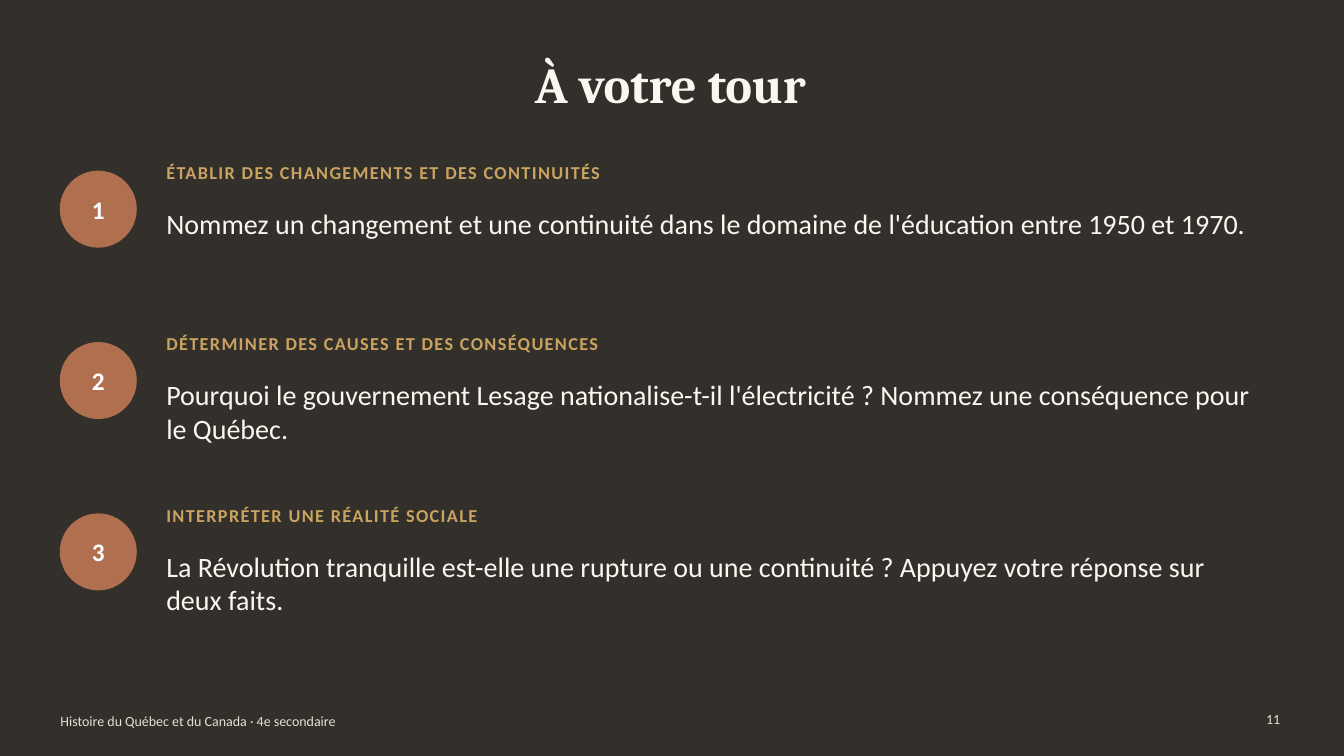
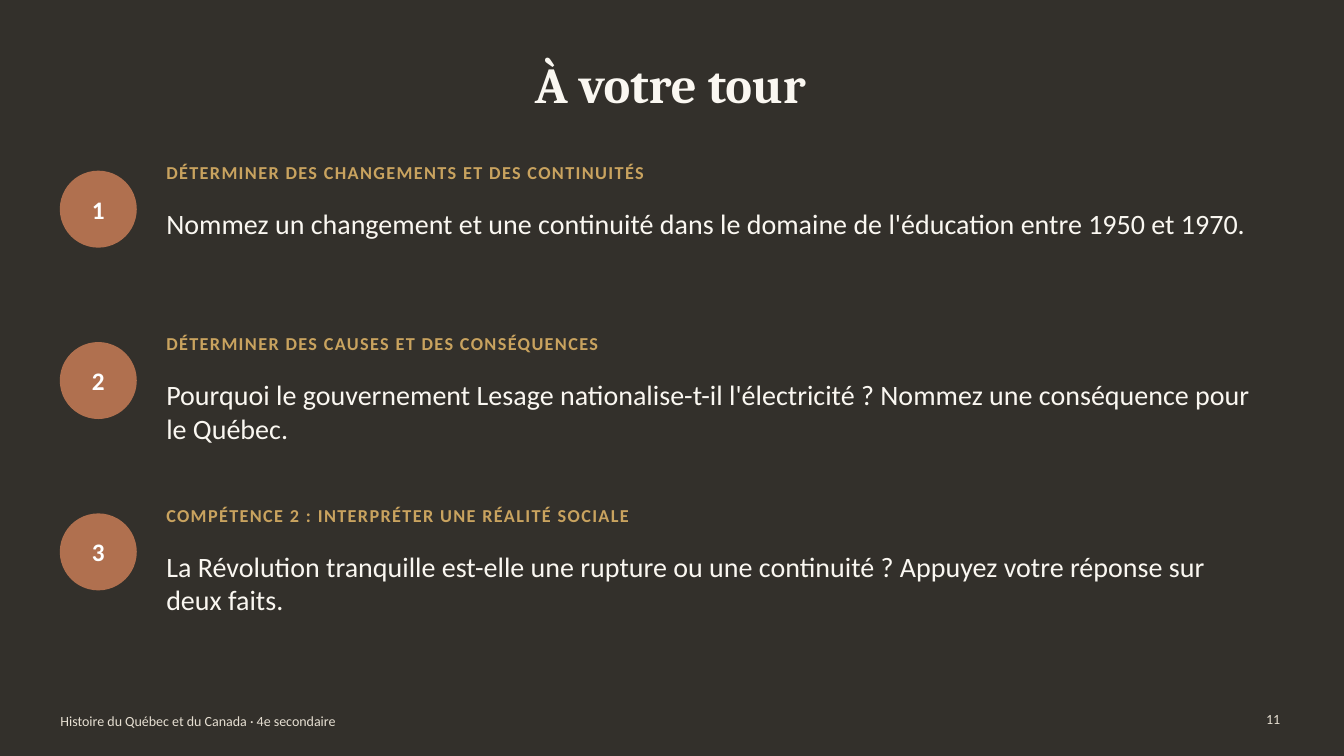
Before and after one commit to colorjazz/salle-des-profs, a slide deck: slide 11 of exemples/revolution-tranquille-hqc-sec4.pptx. Drawn at 1344x756 pixels with LibreOffice and Linux fonts; fonts in the diff are those of the drawing. Boxes give left, top, right and bottom in pixels: in the first picture for what was removed or moved away, otherwise in the second. Text is boxed around its words. In the diff, an @@ line names an element or a change of style, - is before the commit and + after.

```diff
--- a/exemples/revolution-tranquille-hqc-sec4.pptx
+++ b/exemples/revolution-tranquille-hqc-sec4.pptx
@@ text at <box>166,164,643,179</box>: text changed @@
-ÉTABLIR DES CHANGEMENTS ET DES CONTINUITÉS
+DÉTERMINER DES CHANGEMENTS ET DES CONTINUITÉS
@@ text at <box>166,507,629,522</box>: text changed @@
-INTERPRÉTER UNE RÉALITÉ SOCIALE
+COMPÉTENCE 2 : INTERPRÉTER UNE RÉALITÉ SOCIALE
```
Also in this commit, not shown: 8 other files.
